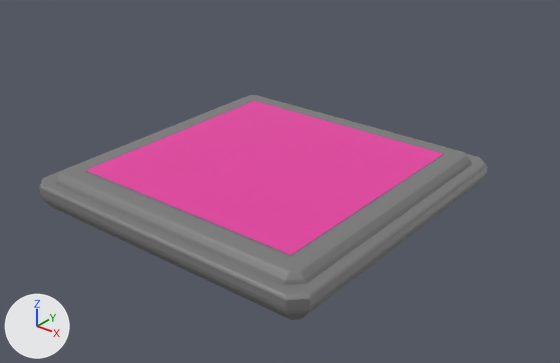
A saved change to the FBX model Assets/2.Model/Modeling/Environment/Mainflatform.fbx.
The view is the same before and after, from a camera (50 mm lens) standing at (17.7, -21.4, 13.1) and looking at (0.7, -0.2, 0.0). Arrows for +X, +Y and +Z are at lower left; the lights stay in place. The older version comes first. Where no turn or scale is listed for an object, it has been applied to the vertices.
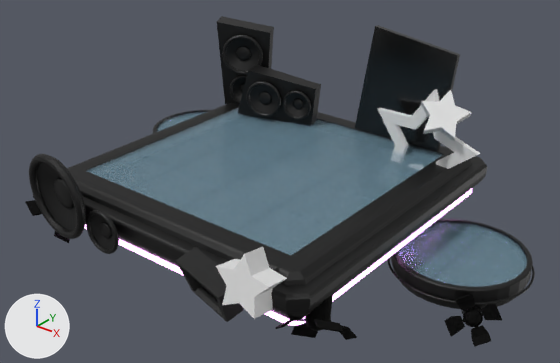
The change, as a list of edits to the scene's bpy script:
```text
Change mat_material_004:
    mat_material_004.base_color: (0.214, 0.214, 0.214) -> (0.0172, 0.0172, 0.0172)  # grey #7f7f7f -> black #232323
    mat_material_004.metallic: 0.1 -> 1.0
Change me_cube_004:
    where me_cube_004.from_pydata(...)  # 176 vertices, 178 faces; spans x -6.47..6.47, y -6.47..6.47, z -1.15..0.5
    remove me_cube_004.materials.append(mat_material_004)  # grey #7f7f7f
    add me_cube_004.materials.append(mat_material_003)  # black #020202
Add me_cube_013:
    me_cube_013.from_pydata([(-2.0, -0.1, -3.0), (-1.21, -0.1, 1.8), (-2.0, 0.1, -3.0), (-1.21, 0.1, 1.8), (2.0, -0.1, -3.0), (2.5, -0.1, 1.28), (2.0, 0.1, -3.0), (2.5, 0.1, 1.28)], [], [(0, 1, 3, 2), (2, 3, 7, 6), (6, 7, 5, 4), (4, 5, 1, 0), (2, 6, 4, 0), (7, 3, 1, 5)])
    me_cube_013.materials.append(mat_material)  # dark grey #494949
Remove ob_plane:
    ob_plane = bpy.data.objects.new('Plane', me_plane)
Add ob_smallspeaker:
    ob_smallspeaker = bpy.data.objects.new('SmallSpeaker', me_torus_002)  # 919 vertices, 948 faces; spans x -0.82..0.82, y -0.08..0.4, z -0.82..0.82; in mat_material_003 (black #020202)
    ob_smallspeaker.location = (-1.9, -6.85, -0.29)
Add ob_glass_001:
    ob_glass_001 = bpy.data.objects.new('Glass.001', me_cube_014)  # 1044 vertices, 976 faces; spans x -5.26..5.26, y -5.26..5.26, z -1.0..1.0; in mat_material_002 (blue #a5d0e7), mat_material_003 (black #020202)
    ob_glass_001.location = (-7.55, 4.11, -1.69)
    ob_glass_001.scale = (0.5, 0.5, 0.5)
Add ob_cube_003:
    ob_cube_003 = bpy.data.objects.new('Cube.003', me_cube_013)
    ob_cube_003.location = (2.63, 5.15, 3.31)
Add ob_light1_002:
    ob_light1_002 = bpy.data.objects.new('Light1.002', me_cylinder_005)  # 585 vertices, 478 faces; spans x -120.0..120.0, y -120.0..58.0, z -10.0..1.0; in mat_material_004 (black #232323)
    ob_light1_002.location = (5.56, -5.39, -0.46)
    ob_light1_002.rotation_euler = (-2.199, -0.681, -0.489)  # degrees (-126, -39, -28)
    ob_light1_002.scale = (-0.01, -0.01, -0.225)
Add ob_monitor:
    ob_monitor = bpy.data.objects.new('Monitor', me_cube_009)  # 44 vertices, 38 faces; spans x -1.29..1.26, y -0.84..0.72, z -0.79..0.82; in mat_material_003 (black #020202)
    ob_monitor.location = (3.17, -6.68, -0.52)
Add ob_star:
    ob_star = bpy.data.objects.new('star', me_circle)  # 20 vertices, 12 faces; spans x -1.0..1.0, y -0.74..0.59, z -0.89..1.11
    ob_star.location = (4.91, -6.77, 0.41)
Add ob_light1_003:
    ob_light1_003 = bpy.data.objects.new('Light1.003', me_cylinder_005)  # 585 vertices, 478 faces; spans x -120.0..120.0, y -120.0..58.0, z -10.0..1.0; in mat_material_004 (black #232323)
    ob_light1_003.location = (8.81, -0.12, -2.02)
    ob_light1_003.rotation_euler = (2.635, -0.454, 0.585)  # degrees (151, -26, 34)
    ob_light1_003.scale = (-0.00742, -0.00742, -0.167)
Add ob_light1_001:
    ob_light1_001 = bpy.data.objects.new('Light1.001', me_cylinder_005)  # 585 vertices, 478 faces; spans x -120.0..120.0, y -120.0..58.0, z -10.0..1.0; in mat_material_004 (black #232323)
    ob_light1_001.location = (-5.38, -6.1, -0.14)
    ob_light1_001.rotation_euler = (0.506, 0.297, -0.314)  # degrees (29, 17, -18)
    ob_light1_001.scale = (0.01, 0.01, 0.225)
Add ob_bingspeaker:
    ob_bingspeaker = bpy.data.objects.new('BingSpeaker', me_torus_001)  # 919 vertices, 948 faces; spans x -1.63..1.63, y -0.3..0.8, z -1.64..1.64; in mat_material_003 (black #020202)
    ob_bingspeaker.location = (-4.06, -7.04, 0.48)
Add ob_torus:
    ob_torus = bpy.data.objects.new('Torus', me_torus)  # 624 vertices, 624 faces; spans x -6.1..6.09, y -6.1..6.11, z -0.13..0.13; in mat_material_006 (pink #e78be6, glowing pink #feb5ff)
    ob_torus.location = (0.0, 0.0, -1.13)
Add ob_glass_002:
    ob_glass_002 = bpy.data.objects.new('Glass.002', me_cube_014)  # 1044 vertices, 976 faces; spans x -5.26..5.26, y -5.26..5.26, z -1.0..1.0; in mat_material_002 (blue #a5d0e7), mat_material_003 (black #020202)
    ob_glass_002.location = (7.67, 1.63, -1.95)
    ob_glass_002.scale = (0.5, 0.5, 0.5)
Add ob_cube_001:
    ob_cube_001 = bpy.data.objects.new('Cube.001', me_cube_012)  # 1976 vertices, 1970 faces; spans x -1.35..1.35, y -2.46..1.35, z -1.15..1.85; in mat_material_003 (black #020202)
    ob_cube_001.location = (-5.24, 4.78, 1.96)
    ob_cube_001.rotation_euler = (0.0, 0.0, 0.532)  # degrees (0, 0, 30)
    ob_cube_001.scale = (0.9, 0.339, 1.31)
Add ob_cube_002:
    ob_cube_002 = bpy.data.objects.new('Cube.002', me_cube_012)  # 1976 vertices, 1970 faces; spans x -1.35..1.35, y -2.46..1.35, z -1.15..1.85; in mat_material_003 (black #020202)
    ob_cube_002.location = (-2.38, 4.25, 1.41)
    ob_cube_002.rotation_euler = (0.0, -1.466, 0.282)  # degrees (0, -84, 16)
    ob_cube_002.scale = (0.795, 0.3, 1.16)
Add ob_star_001:
    ob_star_001 = bpy.data.objects.new('star.001', me_circle_001)  # 60 vertices, 36 faces; spans x -2.27..2.45, y -1.21..0.45, z -2.19..2.57
    ob_star_001.location = (4.53, 4.1, 0.97)
```

Where the change shows, as pixel boxes [x1, y1, x2, y2] in the pictures (560 x 363 px):
'Cube', recoloured, surface changed (grey to black): [67, 103, 487, 320] in both
'Plane', deleted (pink): before [86, 101, 443, 255]
'Glass.002', added: after [387, 219, 535, 309]
'Cube.003', added: after [355, 25, 460, 151]
'Cube.002', added (black): after [238, 65, 321, 125]
'BingSpeaker', added (black): after [29, 154, 86, 239]
'Cube.001', added (black): after [217, 16, 274, 104]
'star.001', added: after [378, 89, 480, 169]
'star', added: after [216, 247, 287, 319]
'Monitor', added (black): after [175, 247, 243, 322]
'Light1.003', added (black): after [444, 294, 502, 347]
'Torus', added (mostly hidden): after [84, 189, 472, 326]
'Light1.002', added (black): after [276, 295, 357, 340]
'SmallSpeaker', added (black): after [86, 210, 119, 254]
'Glass.001', added: after [153, 110, 211, 134]
'Light1.001', added (mostly hidden): after [25, 196, 70, 243]
'Glass', unchanged, uncovered by the edit: before [87, 156, 441, 255]; after [87, 108, 443, 255]
